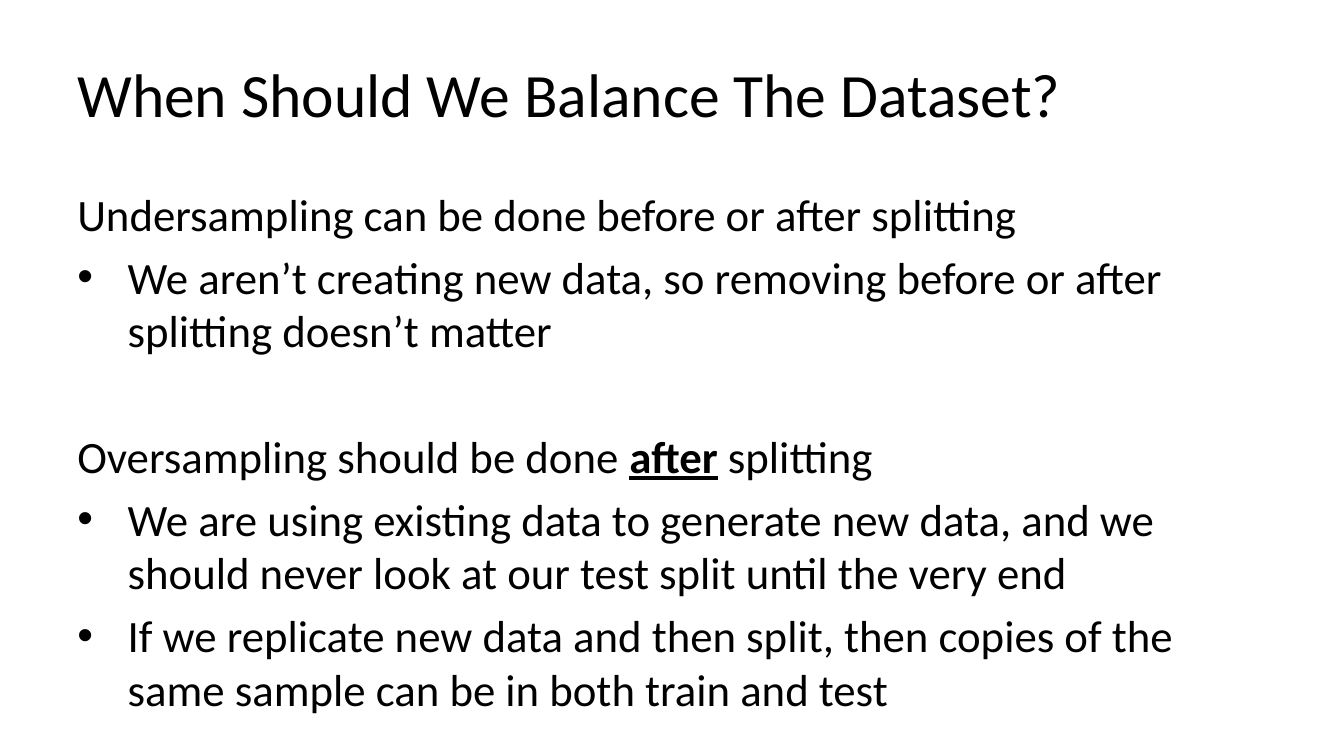
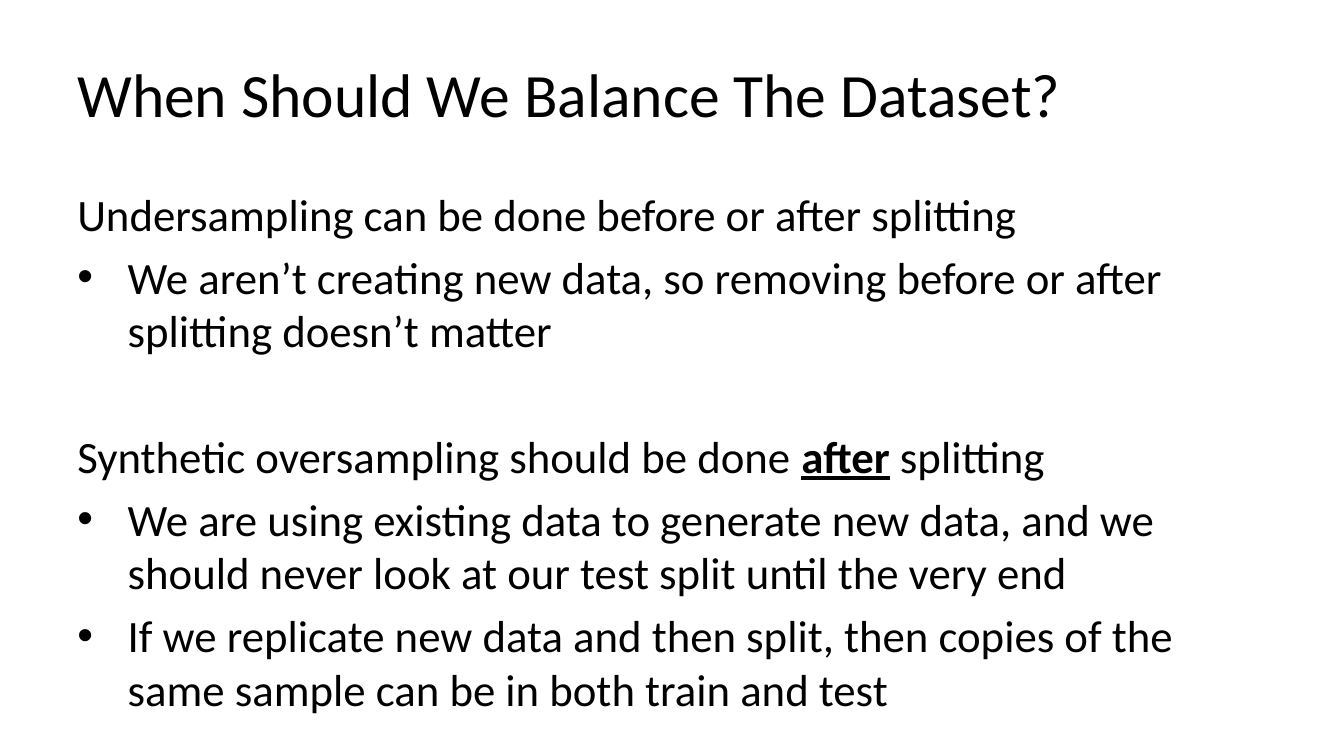
Before and after one commit to C4M-UofT/C4M-UofT.github.io, a slide deck: slide 34 of lectures/winter/6_ml_workflow/MachineLearning_tutorial.pptx (slide 35 before the commit). Drawn at 1344x756 pixels with LibreOffice and Linux fonts; fonts in the diff are those of the drawing. Boxes give left, top, right and bottom in pixels: in the first picture for what was removed or moved away, otherwise in the second. Text is boxed around its words. In the diff, an @@ line names an element or a change of style, - is before the commit and + after.

```diff
--- a/lectures/winter/6_ml_workflow/MachineLearning_tutorial.pptx
+++ b/lectures/winter/6_ml_workflow/MachineLearning_tutorial.pptx
@@ text at [77,442,1044,481]: text changed @@
-Oversampling should be done after splitting
+Synthetic oversampling should be done after splitting
```
Also in this commit, not shown: 19 other slides changed, 5 slides added, 3 slides removed, 2 other files.
